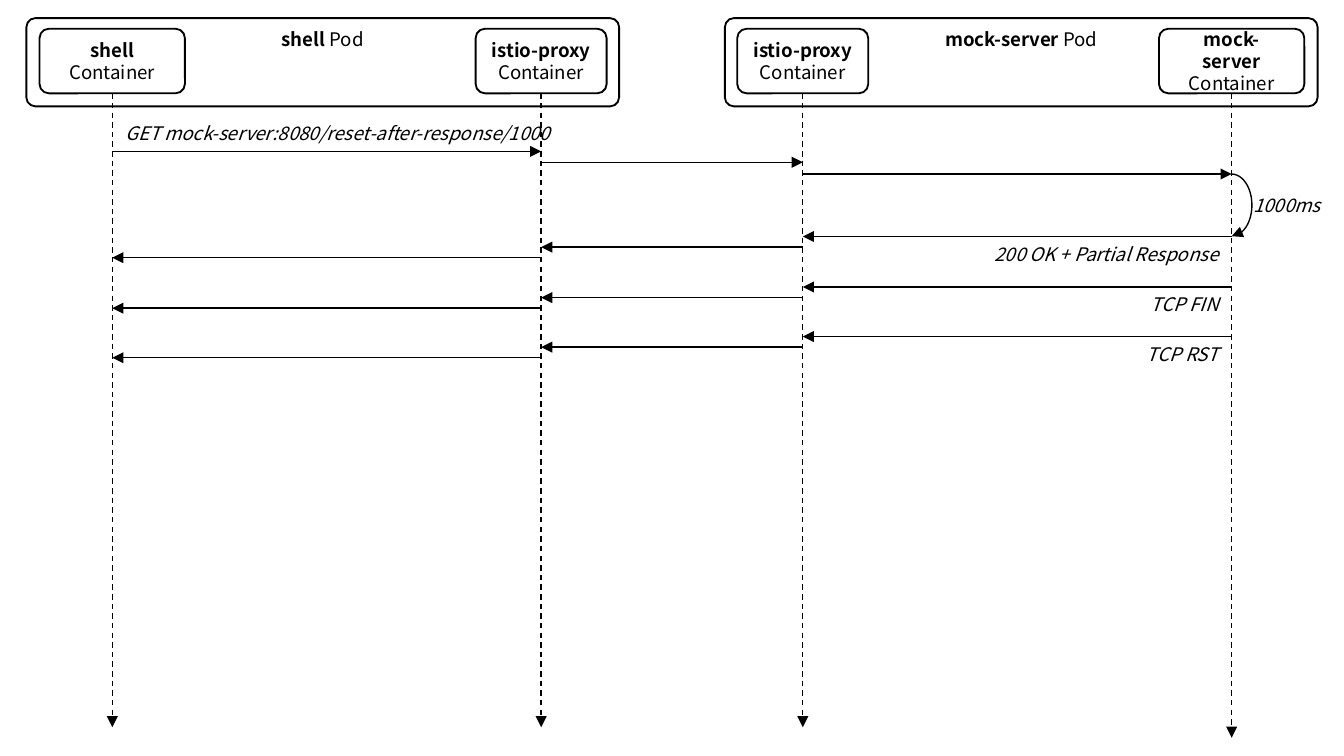
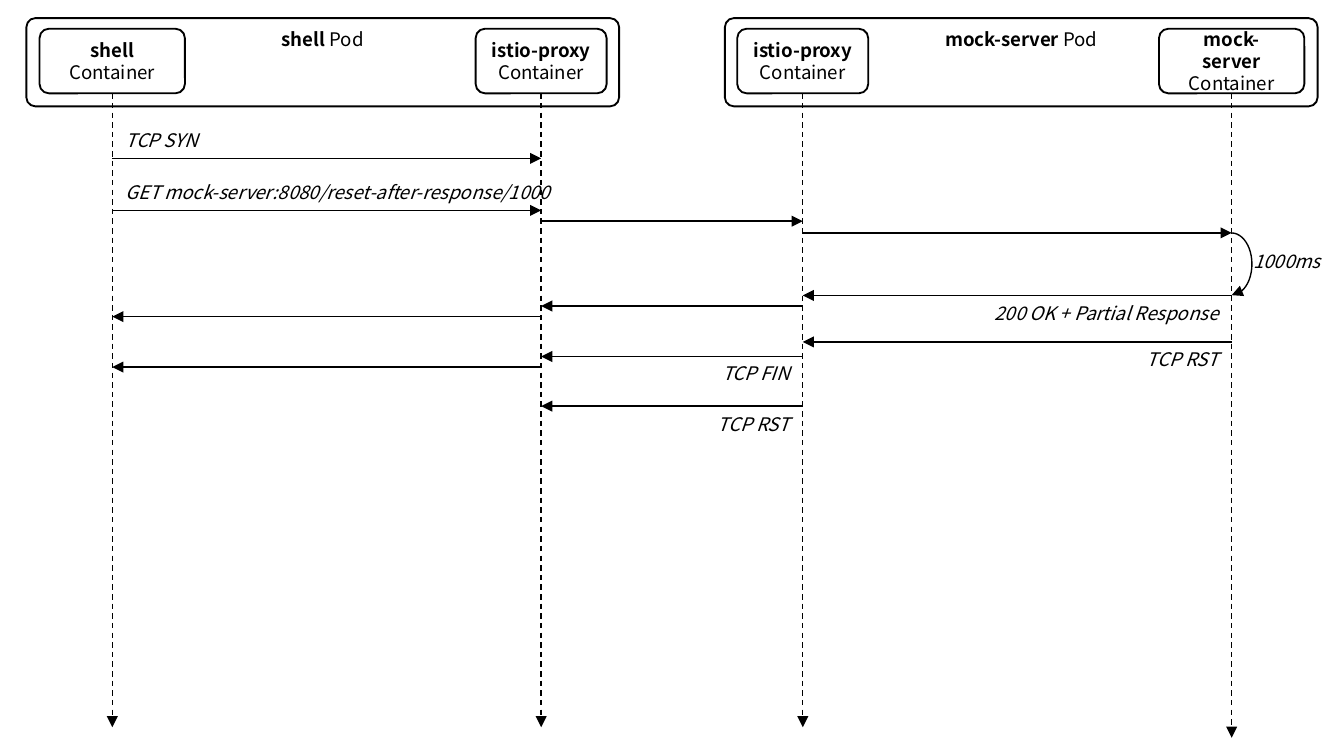
Before and after one commit to ssup2/blog-software, a slide deck: slide 7 of content/docs/theory-analysis/istio-sidecar-proxy-access-log/images/images.pptx (slide 6 before the commit). Drawn at 1344x756 pixels with LibreOffice and Linux fonts; fonts in the diff are those of the drawing. Boxes give left, top, right and bottom in pixels: in the first picture for what was removed or moved away, otherwise in the second. Text is boxed around its words. In the diff, an @@ line names an element or a change of style, - is before the commit and + after.

```diff
--- a/content/docs/theory-analysis/istio-sidecar-proxy-access-log/images/images.pptx
+++ b/content/docs/theory-analysis/istio-sidecar-proxy-access-log/images/images.pptx
@@ text added at [125, 133, 198, 148], 10 pt, text #000000, italic @@
+TCP SYN
@@ arrow moved from (802, 288) - (1231, 288) to (113, 159) - (542, 159) @@
@@ arrow (113, 159) - (542, 159): arrowheads changed @@
@@ text "1000ms": place and size @@
-text "1000ms" at [1253, 198, 1320, 213]
+text "1000ms" at [1253, 254, 1320, 269]
@@ arrow removed from (542, 358) to (113, 358) @@
@@ text "TCP FIN": place and size @@
-text "TCP FIN" at [1151, 297, 1218, 312]
+text "TCP FIN" at [722, 366, 789, 381]
@@ arrow moved from (802, 336) - (1231, 336) to (802, 341) - (1231, 341) @@
@@ text "TCP RST": place and size @@
-text "TCP RST" at [1147, 347, 1218, 362]
+text "TCP RST" at [1147, 352, 1218, 367]
@@ 9 arrows, 2 texts, 1 arc (boxed as its full ellipse): place and size @@
-9 arrows, 2 texts, 1 arc (boxed as its full ellipse) at [113, 122, 1251, 347]
+9 arrows, 2 texts, 1 arc (boxed as its full ellipse) at [113, 180, 1251, 406]
@@ text added at [718, 417, 789, 432], 10 pt, text #000000, italic @@
+TCP RST
```
Also in this commit, not shown: 4 other slides changed, 2 slides added, 6 other files.
